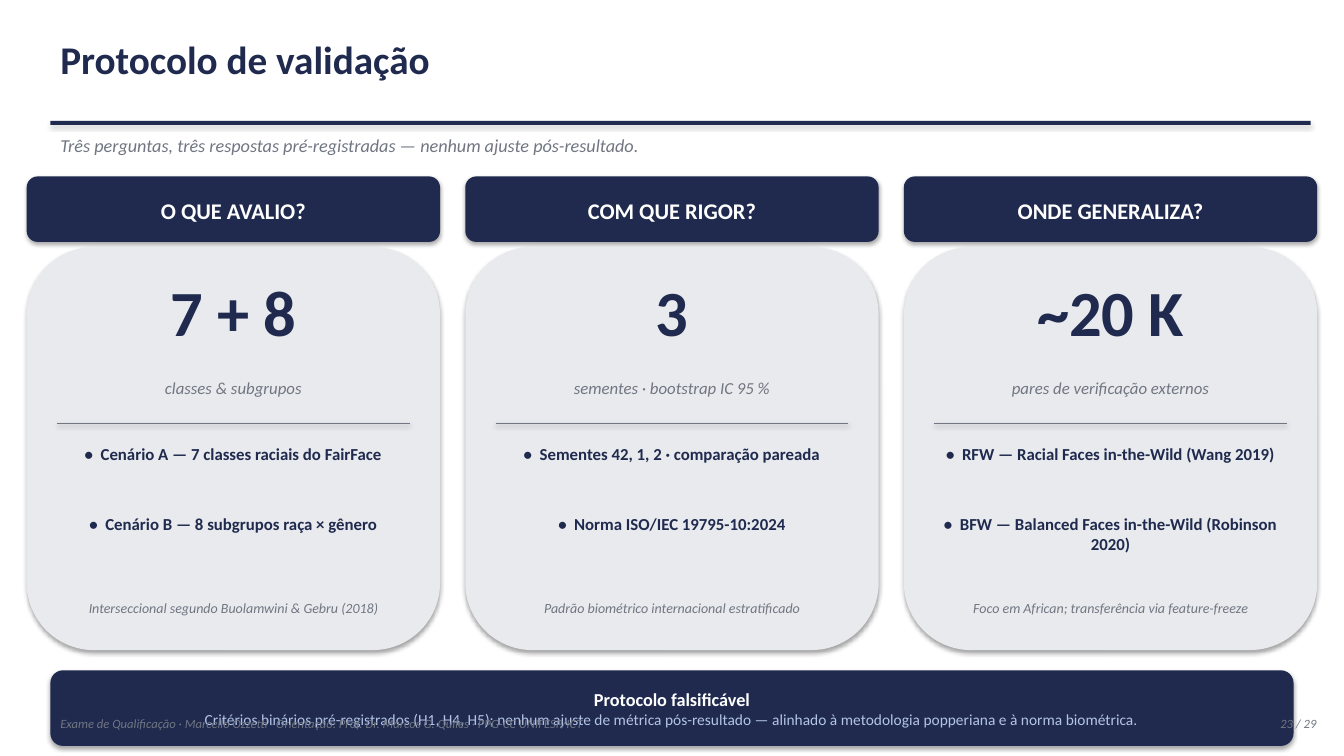
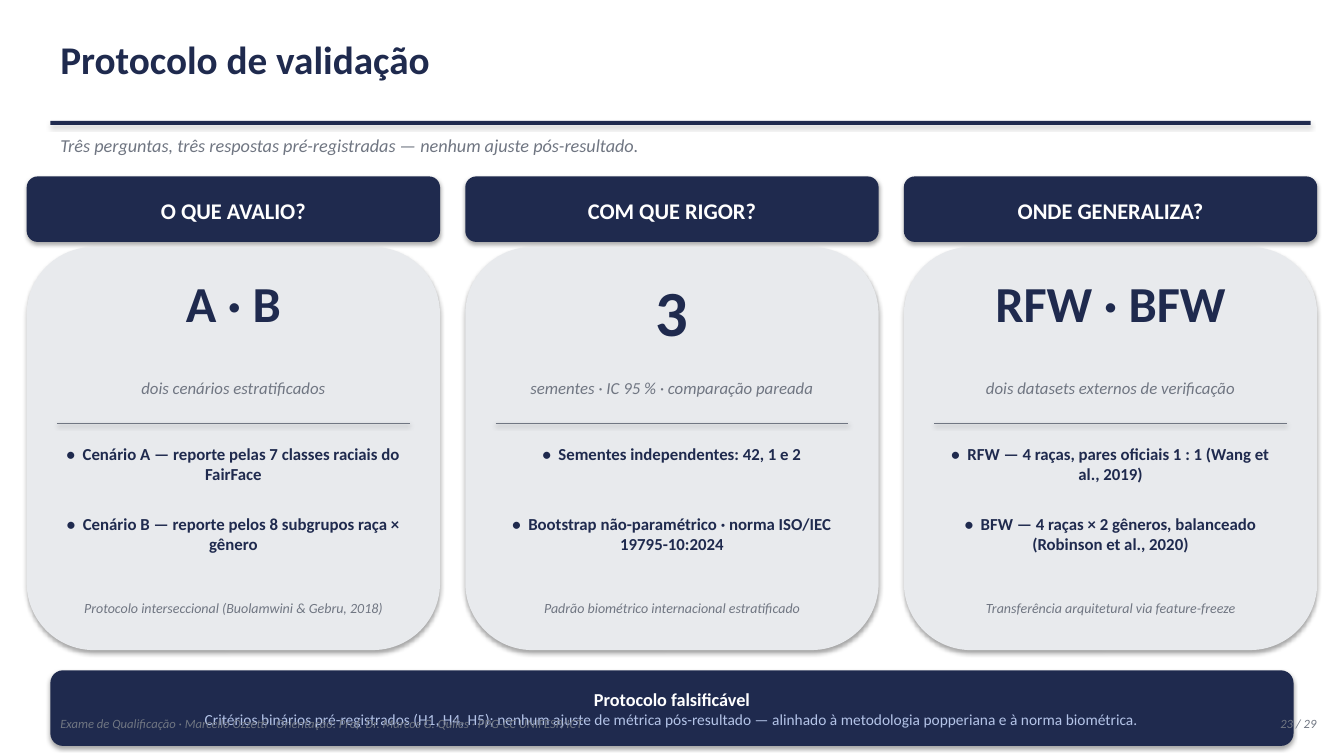
Before and after one commit to marcellozzetti/Facial-Recognition-Models-Mitigating-Bias, a slide deck: slide 23 of docs/ativo/material_qualificacao_2026-10-05.pptx. Drawn at 1344x756 pixels with LibreOffice and Linux fonts; fonts in the diff are those of the drawing. Boxes give left, top, right and bottom in pixels: in the first picture for what was removed or moved away, otherwise in the second. Text is boxed around its words. In the diff, an @@ line names an element or a change of style, - is before the commit and + after.

```diff
--- a/docs/ativo/material_qualificacao_2026-10-05.pptx
+++ b/docs/ativo/material_qualificacao_2026-10-05.pptx
@@ text at (x1=186, y1=289, x2=281, y2=322): text changed; size 46 to 36 pt @@
-7 + 8
+A · B
@@ text at (x1=995, y1=289, x2=1226, y2=322): text changed; size 46 to 36 pt @@
-~20 K
+RFW · BFW
@@ text at (x1=141, y1=382, x2=325, y2=396): text changed @@
-classes & subgrupos
+dois cenários estratificados
@@ text at (x1=530, y1=382, x2=813, y2=397): text changed @@
-sementes · bootstrap IC 95 %
+sementes · IC 95 % · comparação pareada
@@ text at (x1=986, y1=382, x2=1235, y2=397): text changed @@
-pares de verificação externos
+dois datasets externos de verificação
@@ text at (x1=83, y1=448, x2=399, y2=480): text changed @@
-• Cenário A — 7 classes raciais do FairFace
+• Cenário A — reporte pelas 7 classes raciais do FairFace
@@ text at (x1=558, y1=448, x2=800, y2=463): text changed @@
-• Sementes 42, 1, 2 · comparação pareada
+• Sementes independentes: 42, 1 e 2
@@ text at (x1=967, y1=448, x2=1269, y2=483): text changed @@
-• RFW — Racial Faces in-the-Wild (Wang 2019)
+• RFW — 4 raças, pares oficiais 1 : 1 (Wang et al., 2019)
@@ text at (x1=83, y1=518, x2=387, y2=553): text changed @@
-• Cenário B — 8 subgrupos raça × gênero
+• Cenário B — reporte pelos 8 subgrupos raça × gênero
@@ text at (x1=528, y1=518, x2=831, y2=550): text changed @@
-• Norma ISO/IEC 19795-10:2024
+• Bootstrap não-paramétrico · norma ISO/IEC 19795-10:2024
@@ text at (x1=981, y1=518, x2=1255, y2=553): text changed @@
-• BFW — Balanced Faces in-the-Wild (Robinson 2020)
+• BFW — 4 raças × 2 gêneros, balanceado (Robinson et al., 2020)
@@ text at (x1=84, y1=603, x2=383, y2=615): text changed @@
-Interseccional segundo Buolamwini & Gebru (2018)
+Protocolo interseccional (Buolamwini & Gebru, 2018)
@@ text at (x1=986, y1=603, x2=1236, y2=615): text changed @@
-Foco em African; transferência via feature-freeze
+Transferência arquitetural via feature-freeze
```
Also in this commit, not shown: 1 other file.
